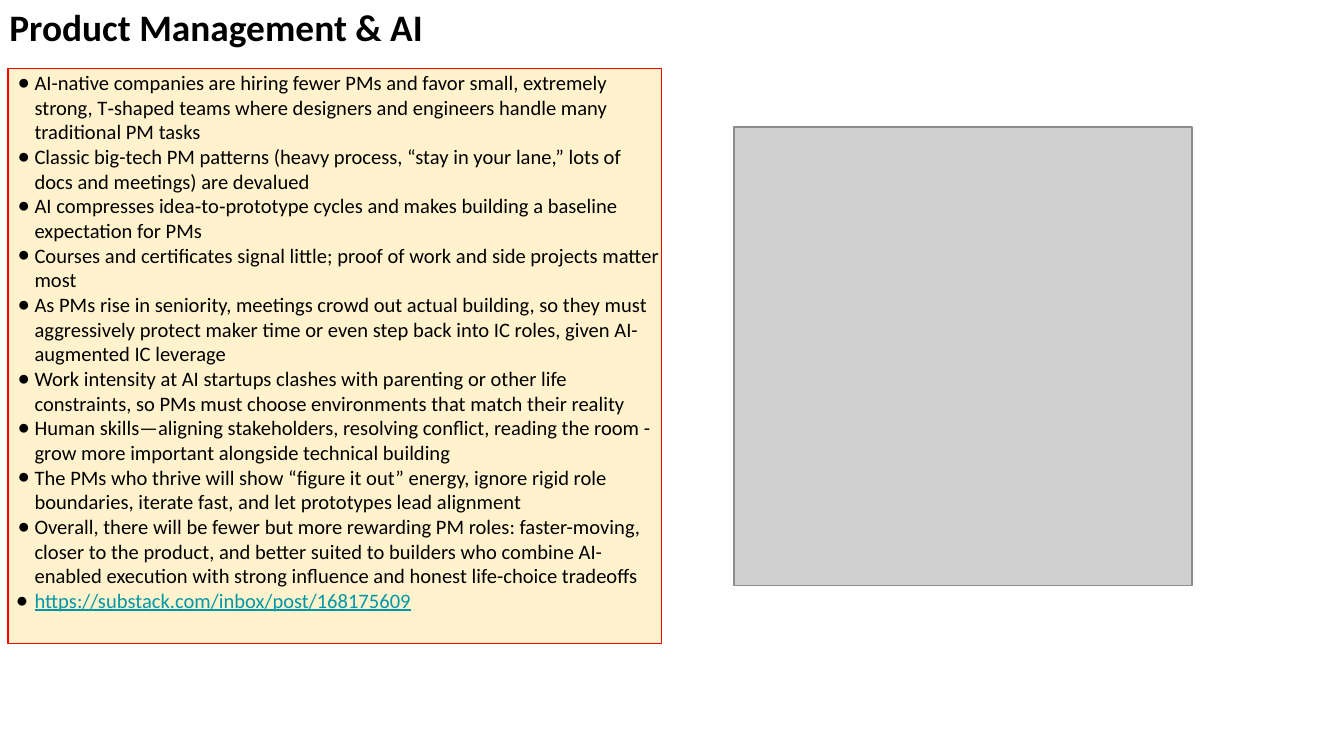
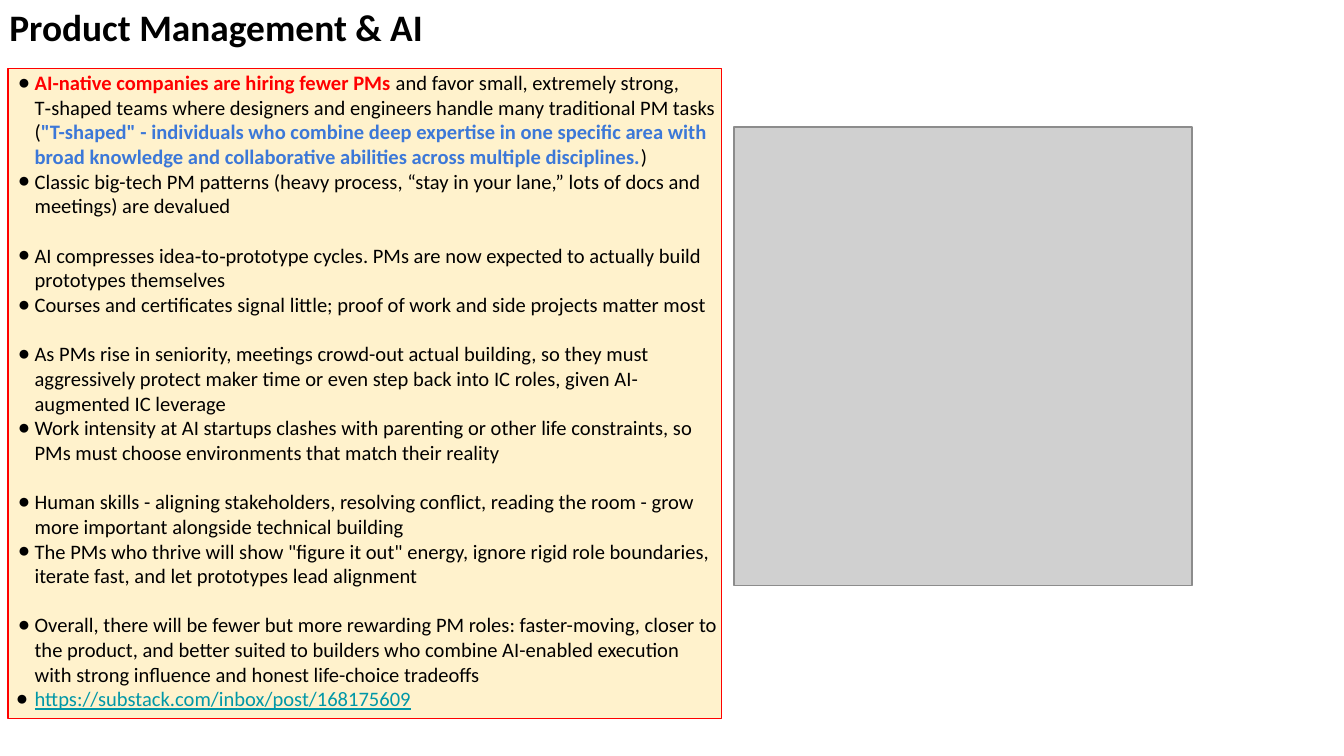
Before and after one commit to lselector/seminar, a slide deck: slide 15 of 2025/2025-12-12-AI-Updates.pptx (slide 13 before the commit). Drawn at 1344x756 pixels with LibreOffice and Linux fonts; fonts in the diff are those of the drawing; grey boxes stand for pictures. Boxes give left, top, right and bottom in pixels: in the first picture for what was removed or moved away, otherwise in the second. Text is boxed around its words. In the diff, an @@ line names an element or a change of style, - is before the commit and + after.

```diff
--- a/2025/2025-12-12-AI-Updates.pptx
+++ b/2025/2025-12-12-AI-Updates.pptx
@@ rectangle "AI-native companies are hiring fewer ...": place and size @@
-rectangle "AI-native companies are hiring fewer ..." at <box>8,69,661,644</box>
+rectangle "AI-native companies are hiring fewer ..." at <box>8,69,722,718</box>
@@ text in rectangle at <box>35,75,715,168</box>: text changed; text colour #000000 to #3C78D8; bold on @@
-● AI-native companies are hiring fewer PMs and favor small, extremely strong, T‑shaped teams where designers and engineers handle many traditional PM tasks
+● AI-native companies are hiring fewer PMs and favor small, extremely strong, T‑shaped teams where designers and engineers handle many traditional PM tasks ("T-shaped" - individuals who combine deep expertise in one specific area with broad knowledge and collaborative abilities across multiple disciplines.)
@@ text in rectangle at <box>35,248,701,291</box>: text changed @@
-● AI compresses idea‑to‑prototype cycles and makes building a baseline expectation for PMs
+● AI compresses idea‑to‑prototype cycles. PMs are now expected to actually build prototypes themselves
@@ text in rectangle at <box>35,346,648,415</box>: text changed @@
-● As PMs rise in seniority, meetings crowd out actual building, so they must aggressively protect maker time or even step back into IC roles, given AI-augmented IC leverage
+● As PMs rise in seniority, meetings crowd-out actual building, so they must aggressively protect maker time or even step back into IC roles, given AI-augmented IC leverage
@@ text in rectangle at <box>35,494,709,587</box>: text changed @@
-● Human skills—aligning stakeholders, resolving conflict, reading the room - grow more important alongside technical building
-● The PMs who thrive will show “figure it out” energy, ignore rigid role boundaries, iterate fast, and let prototypes lead alignment
+● Human skills - aligning stakeholders, resolving conflict, reading the room - grow more important alongside technical building
+● The PMs who thrive will show "figure it out" energy, ignore rigid role boundaries, iterate fast, and let prototypes lead alignment
```
Also in this commit, not shown: 18 other slides changed, 5 slides added, 1 slide removed.
